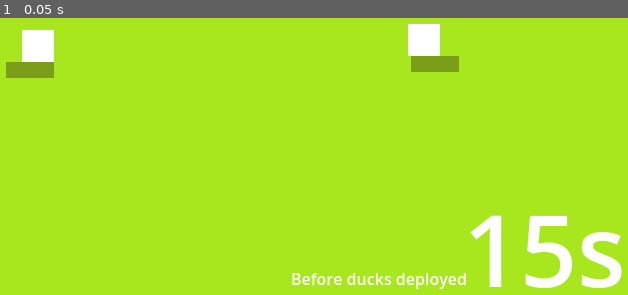
Above: before the commit, frame 1.
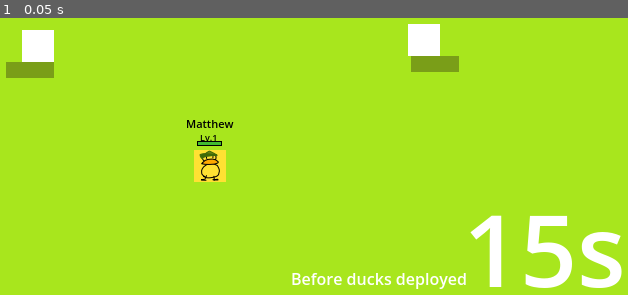
Above: after the commit, the same moment.

Repository: Sukimo/Duck_Tactics
Game: Godot game, scene res://Scene/arena_2d.tscn
Same seed, same stepped clock (60 frames per second), same inputs: the game is played once before the commit and once after it.
Inputs:
- Up to frame 1 (0.05 s): no input

The runs differ from the first frame. In frame 1, 0.8% of the frame differs, in the area x 29-38%, y 36-60%.
Error before the commit: Invalid access to property or key 'state_changed' on a base object of type 'Nil'. (res://scene/arena_zone.gd:21)
Error after the commit: Invalid access to property or key 'Status' on a base object of type 'Nil'. (res://units/duck.gd:17)

Commit message:
[Add] special reward , melee_duck crit

Diff:
--- a/Scene/arena_2d.tscn
+++ b/Scene/arena_2d.tscn
@@ -2,6 +2,7 @@
 
 [ext_resource type="Texture2D" uid="uid://ce6o71538cywk" path="res://cube32.png" id="1_4ecip"]
 [ext_resource type="Script" uid="uid://cjmhdf54xpda" path="res://scene/arena_zone.gd" id="1_bj6xp"]
+[ext_resource type="PackedScene" uid="uid://doqgjwikiyl0r" path="res://units/ducks/matthew_duck.tscn" id="3_bj6xp"]
 
 [sub_resource type="NavigationPolygon" id="NavigationPolygon_4ecip"]
 vertices = PackedVector2Array(778.9531, 17.929688, 777.0469, 426, 20.84375, 426, 14.15625, 13.0625)
@@ -75,3 +76,6 @@
 theme_override_font_sizes/font_size = 100
 text = "15s"
 horizontal_alignment = 2
+
+[node name="MatthewDuck" parent="." unique_id=999000001 instance=ExtResource("3_bj6xp")]
+position = Vector2(363, 297)
--- a/autoload/wave_manager.gd
+++ b/autoload/wave_manager.gd
@@ -12,6 +12,9 @@
 const ARENA_W : float =800.0
 const ARENA_H : float = 450.0
 const SPAWN_MARGIN : float = 8.0
+
+const  MATTHEW_SCENE: String = "res://units/ducks/matthew_duck.tscn"
+const  SPECIAL_REWARD_EVERY : int = 3
 
 # Named spawn edge tags — assigned per mob entry in WAVE_DATA
 # "left"  → x = -SPAWN_MARGIN,  y = random in [60, ARENA_H-60]
@@ -245,6 +248,18 @@
 		return
 
 	DuckRoster.clear_dead() # normal wave: clear dead as usual
+
+	if not GameState.endless_mode and wave_index == STORY_WAVE_COUNT:
+		_gift_matthew()
+		_begin_reward()
+		return
+
+	if GameState.endless_mode and wave_index % SPECIAL_REWARD_EVERY == 0:
+		GameState.change(GameState.State.REWARD)
+		emit_signal("wave_cleared")
+		# RewardUI will handle display; just flag special
+		return
+
 	_begin_reward()
 
 # ── Called by StoryEndUI "YES" button ─────────────────────────────────────
@@ -255,6 +270,16 @@
 	GameState.change(GameState.State.SLIDE_TO_REST)
 	SignalBus.emit_signal("slide_to_rest")
 
+func _gift_matthew()->void:
+	if not ResourceLoader.exists(MATTHEW_SCENE):
+		push_warning("[WaveManager] matthew_duck.tscn not found")
+		return
+	var duck : Node = (load(MATTHEW_SCENE) as PackedScene).instantiate()
+	get_tree().current_scene.add_child(duck)
+	if duck is BaseDuck:
+		DuckRoster.add(duck as BaseDuck)
+		print("[WaveManager] Matthew gifted to player!")
+
 # ── Timer callbacks ───────────────────────────────────────────────────────
 func _on_phase_timer_timeout() -> void:
 	match GameState.current:
--- a/canvas/reward_ui.gd
+++ b/canvas/reward_ui.gd
@@ -9,6 +9,10 @@
 	"res://units/ducks/melee_duck_lv2.tscn",
 	"res://units/ducks/range_duck_lv2.tscn",
 ]
+
+const SPECIAL_OFFER_MATTHEW : String = "res://units/ducks/matthew_duck.tscn"
+const SPECIAL_OFFER_CRIT    : String = "__crit_upgrade__"  # pseudo-path, not a scene
+
 
 # Brown palette matching your mockup
 const COLOR_PANEL_BG    := Color(0.72, 0.46, 0.30)   # warm brown
@@ -173,6 +177,12 @@
 		push_warning("[RewardUI] Could not load: " + chosen_path)
 		return
 
+	if chosen_path == SPECIAL_OFFER_CRIT:
+		GameState.global_duck_crit_rate += 0.05
+		print("[RewardUI] Team crit +5%%  → %.0f%%" % (GameState.global_duck_crit_rate * 100))
+		WaveManager.on_reward_confirmed()
+		return
+
 	var duck : Node = scene.instantiate()
 	get_tree().current_scene.add_child(duck)
 	if duck is BaseDuck:
@@ -186,6 +196,7 @@
 
 func _load_duck_texture(tex: TextureRect, scene_path: String) -> void:
 	# Try to grab the Sprite2D texture from the packed scene without instantiating fully
+	if scene_path == SPECIAL_OFFER_CRIT: return
 	if not ResourceLoader.exists(scene_path):
 		return
 	var packed := load(scene_path) as PackedScene
@@ -202,6 +213,8 @@
 					return
 
 func _duck_display_name(scene_path: String) -> String:
+	if scene_path == SPECIAL_OFFER_CRIT:
+		return "Crit Rate +5%"
 	var file : String = scene_path.get_file().get_basename()
 	return file.replace("_", " ").capitalize()
 
@@ -213,10 +226,13 @@
 		_active = false
 
 func _open_reward() -> void:
-	# Build a random 3-card offer from CARD_SCENES pool
-	var pool := CARD_SCENES.duplicate()
-	pool.shuffle()
-	var offers : Array[String] = []
-	for i in min(3, pool.size()):
-		offers.append(pool[i])
+	var offers: Array[String] = []
+	if GameState.endless_mode and WaveManager.wave_index %3 ==0:
+		offers = [SPECIAL_OFFER_MATTHEW,SPECIAL_OFFER_CRIT,CARD_SCENES[randi()%CARD_SCENES.size()]]
+	else:
+		var pool := CARD_SCENES.duplicate()
+		pool.shuffle()
+		for i in min(3, pool.size()):
+			offers.append(pool[i])
+
 	show_reward(offers)
--- /dev/null
+++ b/components/matthew_range_attack.gd
@@ -0,0 +1,7 @@
+extends RangeAttackComponent
+class_name MatthewRangeAttack
+
+# No exports needed — reads GameState.matthew_crit_mult directly
+
+func _get_crit_mult() -> float:
+	return GameState.matthew_crit_mult
--- a/components/melee_attack.gd
+++ b/components/melee_attack.gd
@@ -64,8 +64,7 @@
 	_state = BumpState.RETURNING
 	# deal damage
 	if is_instance_valid(_pending_target):
-		if _pending_target.has_method("take_damage"):
-			_pending_target.take_damage(attack_damage)
+		duck_deal_damage(_pending_target,attack_damage)
 		_flash_pos = _pending_target.global_position
 		_flash_active = true
 		_flash_timer = flash_duration
--- /dev/null
+++ b/components/mob_melee_attack.gd
@@ -0,0 +1,13 @@
+extends MeleeAttackComponent
+class_name MobMeleeAttackComponent
+
+# Mobs use the same bump mechanic but bypass the duck crit system.
+# Override _on_contact to call deal_damage directly (no crit roll).
+func _on_contact() -> void:
+	_state = BumpState.RETURNING
+	if is_instance_valid(_pending_target):
+		deal_damage(_pending_target, attack_damage, false)
+		_flash_pos = _pending_target.global_position
+		_flash_active = true
+		_flash_timer = flash_duration
+	_pending_target = null
--- a/enemies/mob/melee_mob.tscn
+++ b/enemies/mob/melee_mob.tscn
@@ -1,9 +1,9 @@
 [gd_scene format=3 uid="uid://dvgbw0s1xoi4i"]
 
 [ext_resource type="Script" uid="uid://cplbwj8agtfkr" path="res://enemies/mob.gd" id="1_mob"]
-[ext_resource type="Script" uid="uid://dufoubqahcdi" path="res://components/melee_attack.gd" id="2_mob"]
 [ext_resource type="Texture2D" uid="uid://ce6o71538cywk" path="res://cube32.png" id="2_ucrmo"]
 [ext_resource type="PackedScene" uid="uid://b73q4bv6hdhkt" path="res://components/health_bar.tscn" id="3_mob"]
+[ext_resource type="Script" uid="uid://dawbwoa67ybhs" path="res://components/mob_melee_attack.gd" id="3_ucrmo"]
 
 [sub_resource type="RectangleShape2D" id="RectangleShape2D_mob"]
 size = Vector2(32, 32)
@@ -19,7 +19,7 @@
 shape = SubResource("RectangleShape2D_mob")
 
 [node name="AttackComponent" type="Node" parent="." unique_id=100000004]
-script = ExtResource("2_mob")
+script = ExtResource("3_ucrmo")
 attack_range = 40.0
 target_group = Array[String](["ducks"])
 
--- /dev/null
+++ b/units/ducks/matthew_duck.tscn
@@ -0,0 +1,28 @@
+[gd_scene format=3 uid="uid://doqgjwikiyl0r"]
+
+[ext_resource type="Script" uid="uid://b0i8mc44y6i4h" path="res://units/matthew_duck.gd" id="1_matt"]
+[ext_resource type="Texture2D" uid="uid://buop3gdorari2" path="res://sprites/duck_range.png" id="2_matt"]
+[ext_resource type="Script" uid="uid://jdulj8s14g5x" path="res://units/matthew_range_attack.gd" id="3_jmehu"]
+[ext_resource type="PackedScene" uid="uid://b73q4bv6hdhkt" path="res://components/health_bar.tscn" id="4_matt"]
+
+[sub_resource type="RectangleShape2D" id="RectangleShape2D_matt"]
+size = Vector2(32, 32)
+
+[node name="MatthewDuck" type="CharacterBody2D" unique_id=999000001 groups=["ducks"]]
+script = ExtResource("1_matt")
+max_hp = 180
+
+[node name="Sprite2D" type="Sprite2D" parent="." unique_id=999000002]
+modulate = Color(1, 0.88, 0.2, 1)
+texture = ExtResource("2_matt")
+
+[node name="CollisionShape2D" type="CollisionShape2D" parent="." unique_id=999000003]
+shape = SubResource("RectangleShape2D_matt")
+
+[node name="NavAgent" type="NavigationAgent2D" parent="." unique_id=999000004]
+
+[node name="AttackComponent" type="Node" parent="." unique_id=999000005]
+script = ExtResource("3_jmehu")
+target_group = Array[String](["enemies"])
+
+[node name="HealthBar" parent="." unique_id=999000006 instance=ExtResource("4_matt")]
--- a/units/ducks/melee_duck.tscn
+++ b/units/ducks/melee_duck.tscn
@@ -23,7 +23,6 @@
 [node name="AttackComponent" type="Node" parent="." unique_id=1904844528]
 script = ExtResource("3_vt4yn")
 flash_duration = 1.0
-attack_range = 100.0
 attack_damage = 25
 target_group = Array[String](["enemies", "structures"])
 
--- a/units/ducks/melee_duck_lv2.tscn
+++ b/units/ducks/melee_duck_lv2.tscn
@@ -11,6 +11,7 @@
 [node name="MeleeDuck" type="CharacterBody2D" unique_id=811425380 groups=["ducks"]]
 script = ExtResource("1_2whgl")
 max_hp = 250
+duck_level = 2
 
 [node name="Sprite2D" type="Sprite2D" parent="." unique_id=727289044]
 texture_filter = 1
@@ -26,7 +27,6 @@
 bump_speed = 450.0
 return_speed = 250.0
 flash_duration = 1.0
-attack_range = 40.0
 attack_damage = 55
 target_group = Array[String](["enemies", "structures"])
 
--- a/units/ducks/melee_duck_lv3.tscn
+++ b/units/ducks/melee_duck_lv3.tscn
@@ -11,6 +11,7 @@
 [node name="MeleeDuck" type="CharacterBody2D" unique_id=811425380 groups=["ducks"]]
 script = ExtResource("1_h3cub")
 max_hp = 600
+duck_level = 3
 
 [node name="Sprite2D" type="Sprite2D" parent="." unique_id=727289044]
 texture_filter = 1
@@ -27,7 +28,6 @@
 bump_speed = 550.0
 return_speed = 300.0
 flash_duration = 1.0
-attack_range = 40.0
 attack_damage = 130
 attack_speed = 1.1
 target_group = Array[String](["enemies", "structures"])
--- a/units/ducks/range_duck_lv2.tscn
+++ b/units/ducks/range_duck_lv2.tscn
@@ -11,6 +11,7 @@
 [node name="RangeDuck" type="CharacterBody2D" unique_id=811425380 groups=["ducks"]]
 script = ExtResource("1_wadj7")
 max_hp = 200
+duck_level = 2
 
 [node name="Sprite2D" type="Sprite2D" parent="." unique_id=727289044]
 texture = ExtResource("2_wadj7")
--- a/units/ducks/range_duck_lv3.tscn
+++ b/units/ducks/range_duck_lv3.tscn
@@ -11,6 +11,7 @@
 [node name="RangeDuck" type="CharacterBody2D" unique_id=811425380 groups=["ducks"]]
 script = ExtResource("1_3tfy2")
 max_hp = 450
+duck_level = 3
 
 [node name="Sprite2D" type="Sprite2D" parent="." unique_id=727289044]
 texture = ExtResource("2_f77gm")
--- /dev/null
+++ b/units/matthew_duck.gd
@@ -0,0 +1,46 @@
+extends BaseDuck
+class_name MatthewDuck
+
+# Matthew adds his aura to the global crit rate on spawn, removes it on death
+@export var aura_crit_bonus: float = 0.10   # +10% to GameState.global_duck_crit_rate
+
+const LABEL_COLOR_NAME  := Color(0,0,0,1.0)
+const LABEL_COLOR_LEVEL := Color(0,0,0, 1.0)
+const LABEL_OFFSET_Y    := -38.0
+
+func _ready() -> void:
+	super._ready()
+	GameState.global_duck_crit_rate += aura_crit_bonus
+	print("[Matthew] Aura ON — global crit rate → %.0f%%" \
+		% (GameState.global_duck_crit_rate * 100))
+
+func _exit_tree() -> void:
+	GameState.global_duck_crit_rate = maxf(
+		0.0, GameState.global_duck_crit_rate - aura_crit_bonus
+	)
+	print("[Matthew] Aura OFF — global crit rate → %.0f%%" \
+		% (GameState.global_duck_crit_rate * 100))
+
+func _draw() -> void:
+	super._draw()
+	draw_string(
+		ThemeDB.fallback_font,
+		Vector2(-24, LABEL_OFFSET_Y),
+		"Matthew",
+		HORIZONTAL_ALIGNMENT_LEFT, -1, 11,
+		LABEL_COLOR_NAME
+	)
+	draw_string(
+		ThemeDB.fallback_font,
+		Vector2(-10, LABEL_OFFSET_Y + 13),
+		"Lv.%d" % duck_level,
+		HORIZONTAL_ALIGNMENT_LEFT, -1, 9,
+		LABEL_COLOR_LEVEL
+	)
+
+func _process(delta: float) -> void:
+	super._process(delta)
+	queue_redraw()
+
+func duck_type() -> String:
+	return "MatthewDuck"
